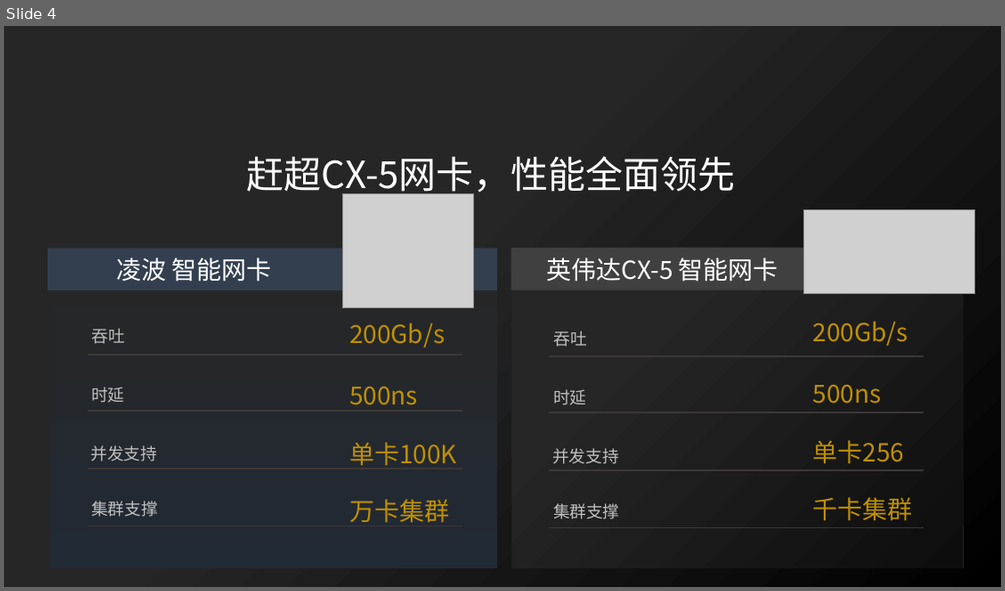
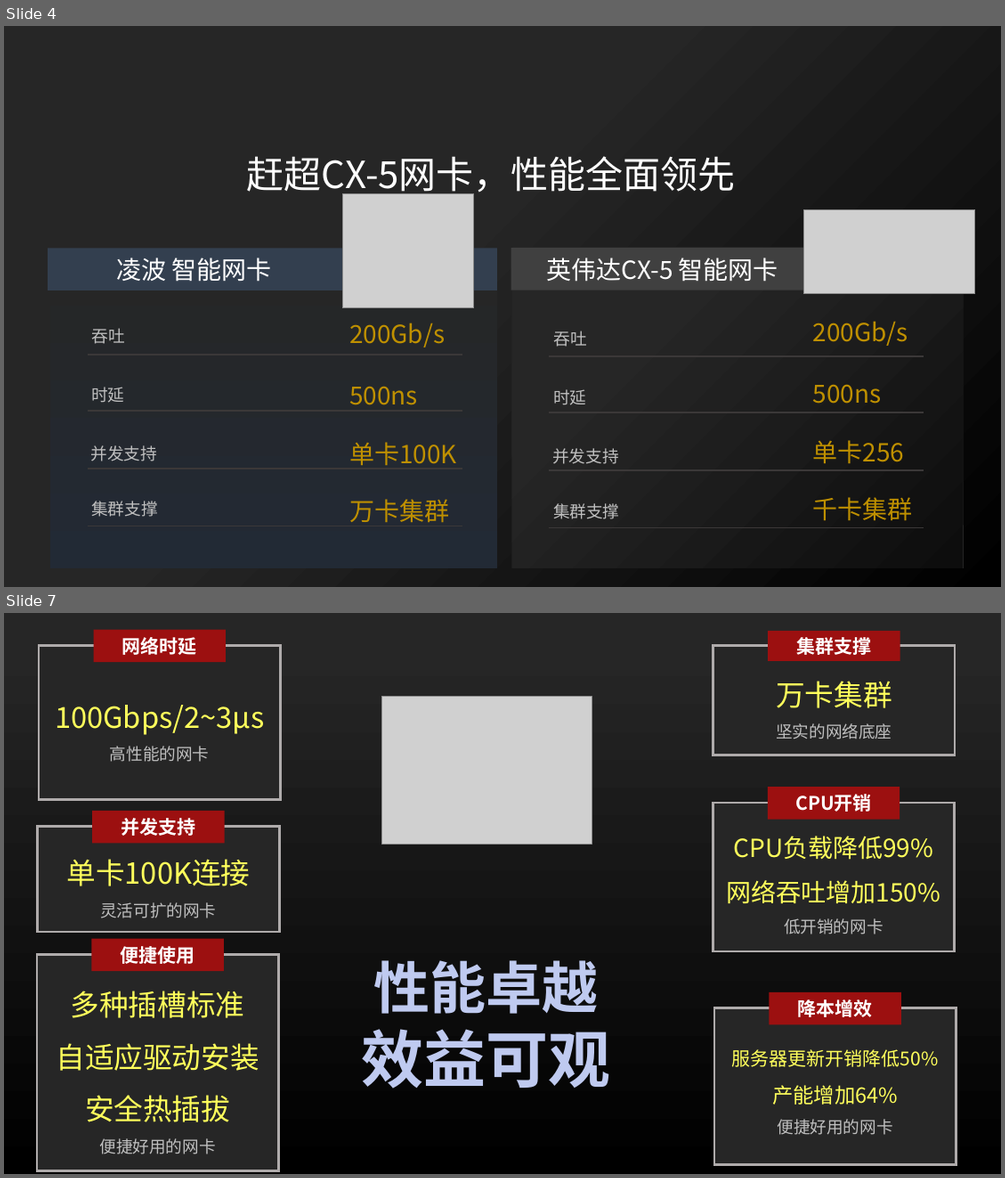
Before and after one commit to TJU-solide/RNIC_PPT, a slide deck: 解决方案PPT.pptx. Shown one above the other, each under a label of ours: slide 4 before the commit, slides 4 and 7 after it; the slides between them are not shown. The pictures are 1005x591 and 1005x1178 pixels, drawn with LibreOffice and Linux fonts; fonts in the diff are those of the drawing; grey boxes stand for pictures. Boxes give left, top, right and bottom in pixels: in the first picture for what was removed or moved away, otherwise in the second. Text is boxed around its words. In the diff, an @@ line names an element or a change of style, - is before the commit and + after.

```diff
--- a/解决方案PPT.pptx
+++ b/解决方案PPT.pptx
@@ slide 7 added at (x1=4, y1=613, x2=1001, y2=1174), background #FFFFFF @@
@@ rectangle added at (x1=4, y1=613, x2=1001, y2=1174), fill gradient #000000 to #262626 @@
@@ rectangle added at (x1=94, y1=629, x2=226, y2=662), fill #9C1010, 18 pt, text #FFFFFF, bold @@
+网络时延
@@ rectangle added at (x1=769, y1=631, x2=900, y2=662), fill #9C1010, 18 pt, text #FFFFFF, bold @@
+集群支撑
@@ rectangle added at (x1=39, y1=645, x2=280, y2=799), fill #262626, outline #AFABAB 2.25 pt, 28 pt, text #FFFF5B @@
+100Gbps/2~3μs
+高性能的网卡
@@ rectangle added at (x1=713, y1=646, x2=955, y2=755), fill #262626, outline #AFABAB 2.25 pt, 16 pt, text #BFBFBF @@
+万卡集群
+坚实的网络底座
@@ picture added at (x1=381, y1=696, x2=591, y2=844) @@
@@ rectangle added at (x1=768, y1=787, x2=900, y2=819), fill #9C1010, 18 pt, text #FFFFFF, bold @@
+CPU开销
@@ rectangle added at (x1=38, y1=826, x2=279, y2=932), fill #262626, outline #AFABAB 2.25 pt, 28 pt, text #FFFF5B @@
+单卡100K连接
+灵活可扩的网卡
@@ rectangle added at (x1=92, y1=811, x2=225, y2=843), fill #9C1010, 18 pt, text #FFFFFF, bold @@
+并发支持
@@ rectangle added at (x1=713, y1=803, x2=955, y2=952), fill #262626, outline #AFABAB 2.25 pt, 24 pt, text #FFFF5B @@
+CPU负载降低99%
+网络吞吐增加150%
+低开销的网卡
@@ rectangle added at (x1=37, y1=955, x2=278, y2=1171), fill #262626, outline #AFABAB 2.25 pt, 28 pt, text #FFFF5B @@
+多种插槽标准
+自适应驱动安装
+安全热插拔
+便捷好用的网卡
@@ rectangle added at (x1=91, y1=938, x2=224, y2=971), fill #9C1010, 18 pt, text #FFFFFF, bold @@
+便捷使用
@@ text added at (x1=361, y1=960, x2=610, y2=1088), 54 pt, text gradient #FFFFFF to #C0CBF0 to #8FAADC, bold @@
+性能卓越
+效益可观
@@ rectangle added at (x1=714, y1=1008, x2=956, y2=1164), fill #262626, outline #AFABAB 2.25 pt, 18 pt, text #FFFF5B @@
+服务器更新开销降低50%
+产能增加64%
+便捷好用的网卡
@@ rectangle added at (x1=769, y1=992, x2=901, y2=1024), fill #9C1010, 18 pt, text #FFFFFF, bold @@
+降本增效
```
Also in this commit, not shown: 1 slide changed, 2 other slides added, 5 other files.
